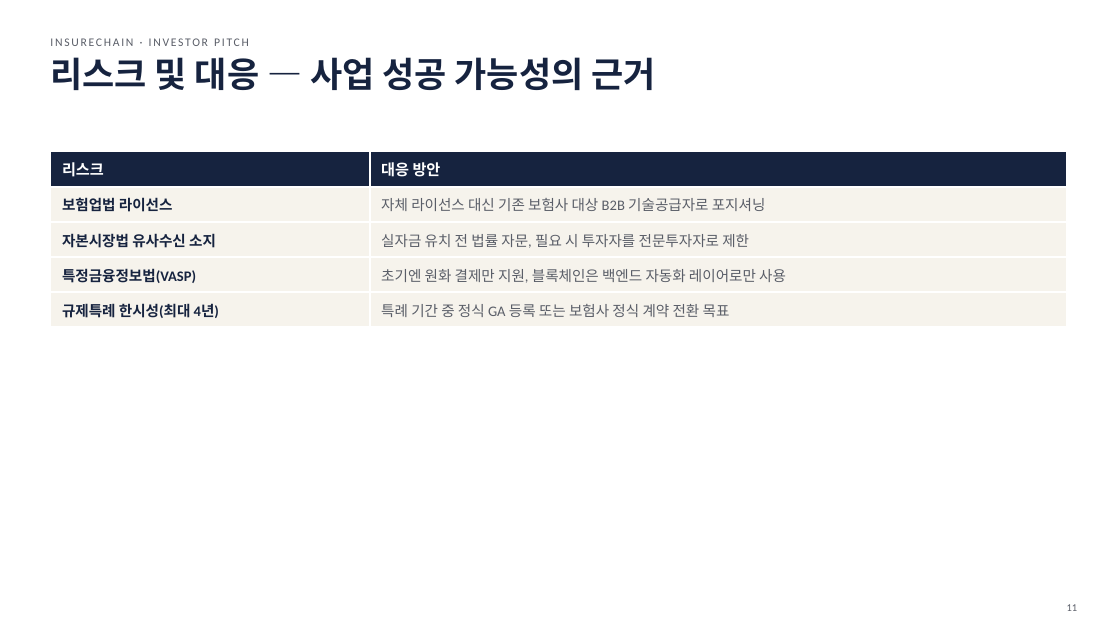
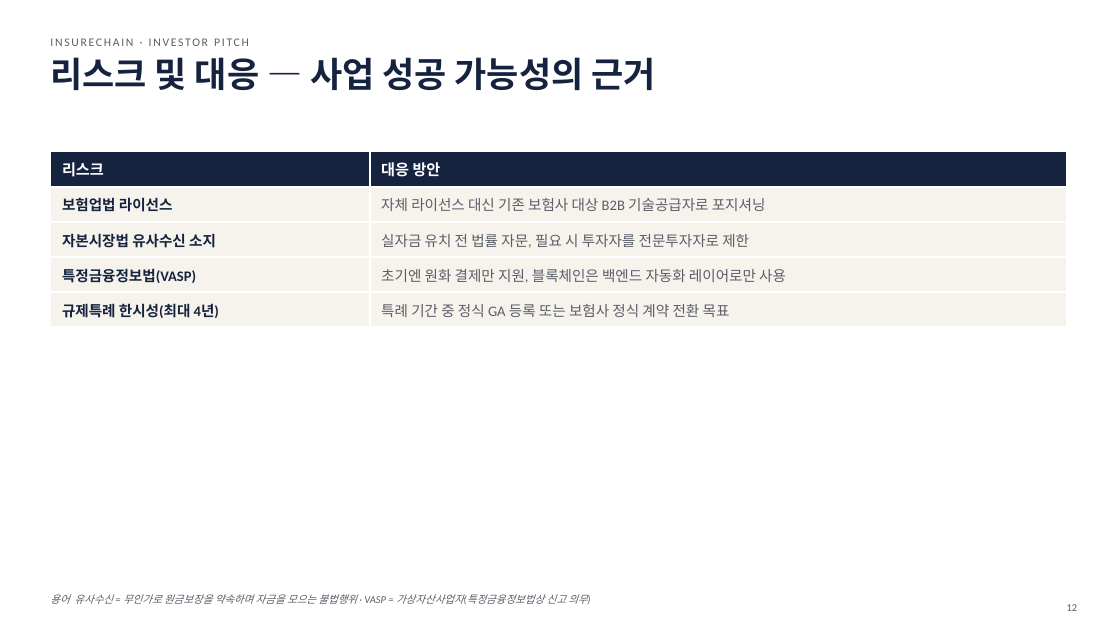
Before and after one commit to leeyonsei78/capstone_project_alpha, a slide deck: slide 12 of 인슈어체인_투자피칭_발표자료.pptx (slide 11 before the commit). Drawn at 1120x630 pixels with LibreOffice and Linux fonts; fonts in the diff are those of the drawing. Boxes give left, top, right and bottom in pixels: in the first picture for what was removed or moved away, otherwise in the second. Text is boxed around its words. In the diff, an @@ line names an element or a change of style, - is before the commit and + after.

```diff
--- a/인슈어체인_투자피칭_발표자료.pptx
+++ b/인슈어체인_투자피칭_발표자료.pptx
@@ text added at bbox=[50, 594, 587, 604], 9 pt, text #5A5E68, italic @@
+용어 유사수신 = 무인가로 원금보장을 약속하며 자금을 모으는 불법행위 · VASP = 가상자산사업자(특정금융정보법상 신고 의무)
```
Also in this commit, not shown: 12 other slides changed, 1 slide added.
